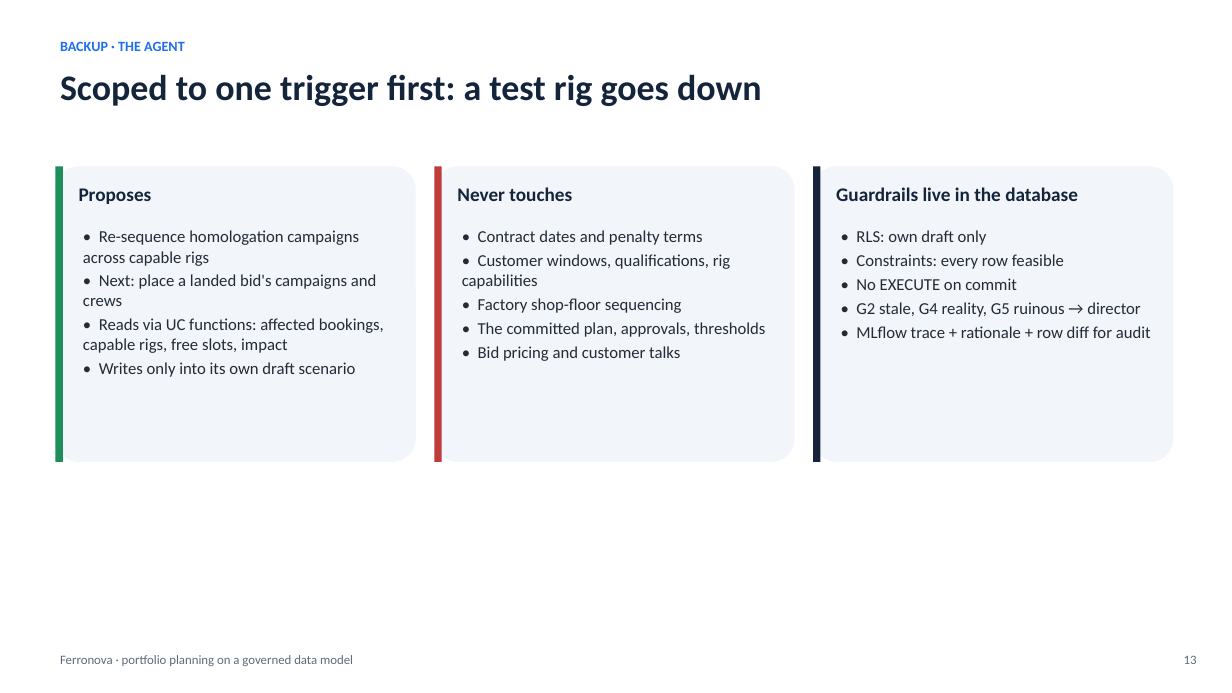
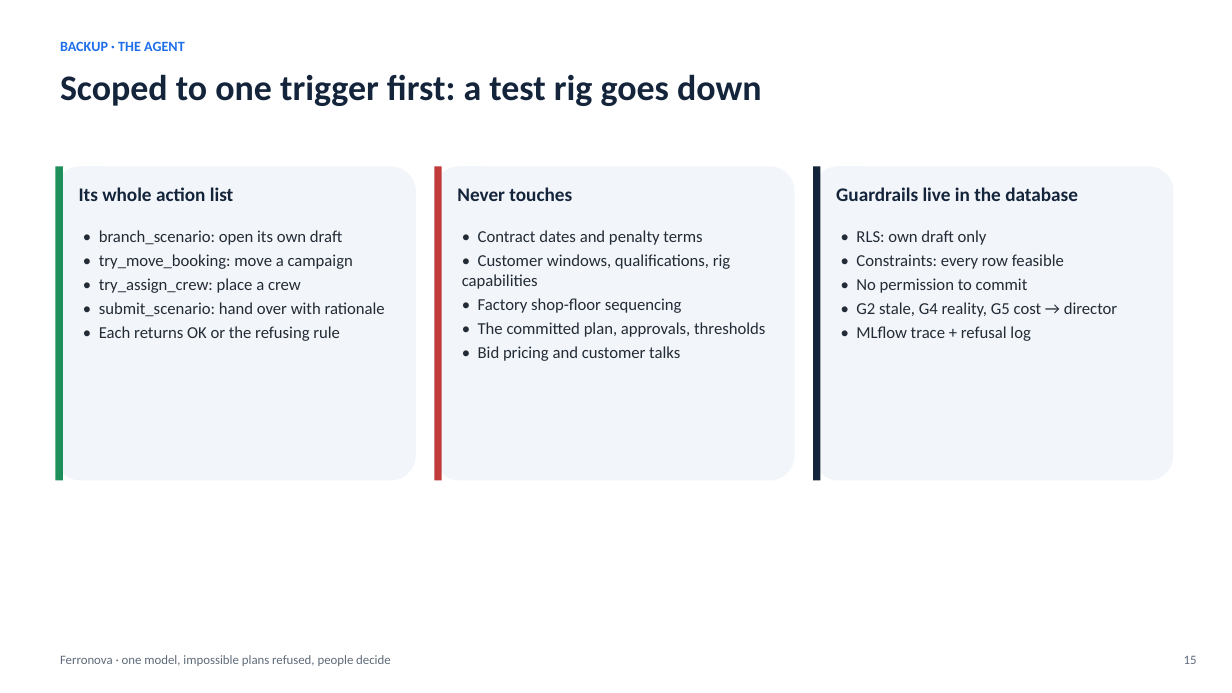
Before and after one commit to rpad300/ULTRA_IA_ASSISTANT, a slide deck: slide 15 of docs/ferronova-takehome/ferronova-pitch.pptx (slide 13 before the commit). Drawn at 1232x693 pixels with LibreOffice and Linux fonts; fonts in the diff are those of the drawing. Boxes give left, top, right and bottom in pixels: in the first picture for what was removed or moved away, otherwise in the second. Text is boxed around its words. In the diff, an @@ line names an element or a change of style, - is before the commit and + after.

```diff
--- a/docs/ferronova-takehome/ferronova-pitch.pptx
+++ b/docs/ferronova-takehome/ferronova-pitch.pptx
@@ rounded rectangle: place and size @@
-rounded rectangle at (55, 166, 416, 462)
+rounded rectangle at (55, 166, 416, 481)
@@ rectangle: place and size @@
-rectangle at (55, 166, 63, 462)
+rectangle at (55, 166, 63, 481)
@@ rounded rectangle: place and size @@
-rounded rectangle at (434, 166, 795, 462)
+rounded rectangle at (434, 166, 795, 481)
@@ rectangle: place and size @@
-rectangle at (434, 166, 442, 462)
+rectangle at (434, 166, 442, 481)
@@ rounded rectangle: place and size @@
-rounded rectangle at (813, 166, 1174, 462)
+rounded rectangle at (813, 166, 1174, 481)
@@ rectangle: place and size @@
-rectangle at (813, 166, 821, 462)
+rectangle at (813, 166, 821, 481)
@@ text at (79, 187, 234, 201): text changed @@
-Proposes
+Its whole action list
@@ text at (99, 230, 385, 341): text changed @@
-• Re-sequence homologation campaigns across capable rigs
-• Next: place a landed bid's campaigns and crews
-• Reads via UC functions: affected bookings, capable rigs, free slots, impact
-• Writes only into its own draft scenario
+• branch_scenario: open its own draft
+• try_move_booking: move a campaign
+• try_assign_crew: place a crew
+• submit_scenario: hand over with rationale
+• Each returns OK or the refusing rule
@@ text at (856, 278, 1117, 341): text changed @@
-• No EXECUTE on commit
-• G2 stale, G4 reality, G5 ruinous → director
-• MLflow trace + rationale + row diff for audit
+• No permission to commit
+• G2 stale, G4 reality, G5 cost → director
+• MLflow trace + refusal log
@@ text at (60, 655, 391, 666): text changed @@
-Ferronova · portfolio planning on a governed data model
+Ferronova · one model, impossible plans refused, people decide
@@ text at (1184, 656, 1197, 664): text changed @@
-13
+15
```
Also in this commit, not shown: 11 other slides changed, 4 slides added, 2 slides removed, 14 other files.
